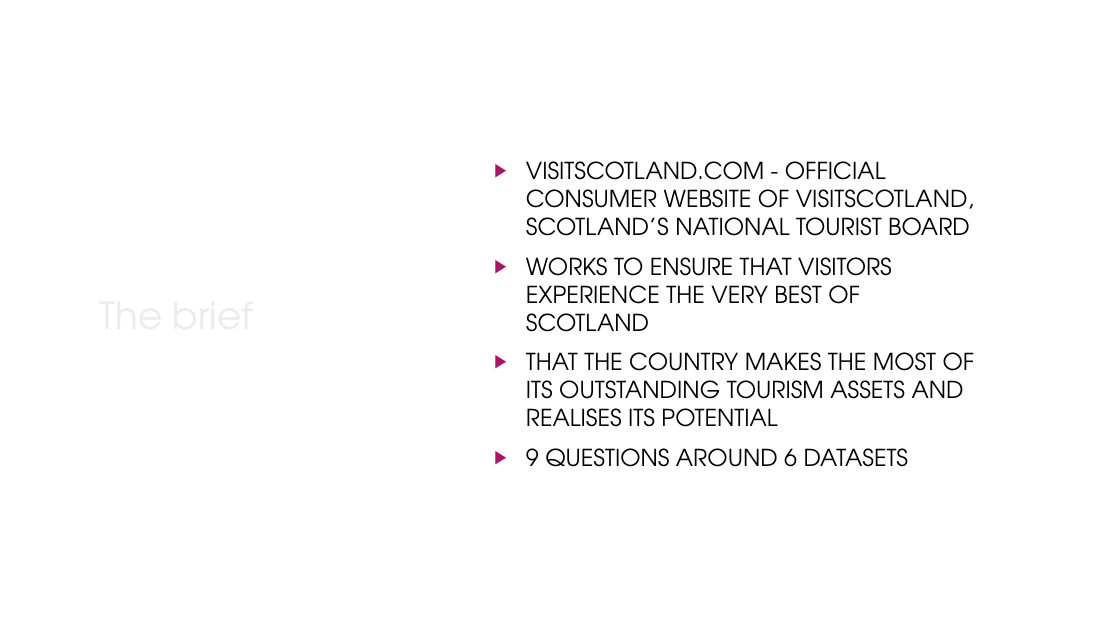
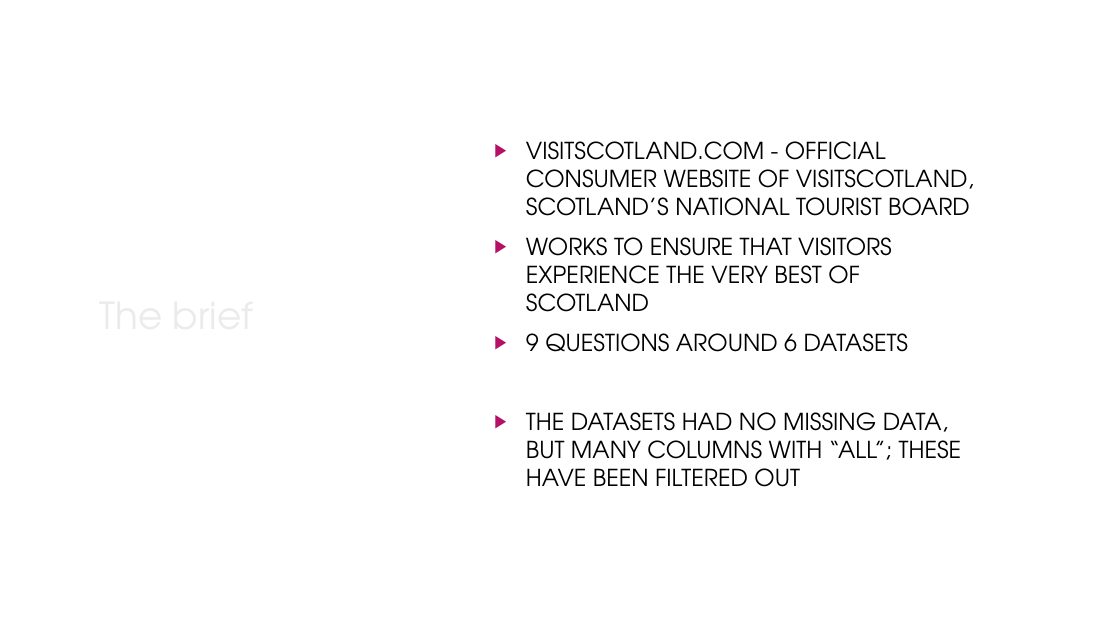
Before and after one commit to louiseshambrook/visit_scotland_final_project, a slide deck: slide 3 of presentation/visit_scotland_presentation.pptx. Drawn at 1120x630 pixels with LibreOffice and Linux fonts; fonts in the diff are those of the drawing; background and template pictures are left out. Boxes give left, top, right and bottom in pixels: in the first picture for what was removed or moved away, otherwise in the second. Text is boxed around its words. In the diff, an @@ line names an element or a change of style, - is before the commit and + after.

```diff
--- a/presentation/visit_scotland_presentation.pptx
+++ b/presentation/visit_scotland_presentation.pptx
@@ subtitle at (526,352,975,427): paragraph removed @@
-▶ THAT THE COUNTRY MAKES THE MOST OF ITS OUTSTANDING TOURISM ASSETS AND REALISES ITS POTENTIAL
@@ subtitle at (526,412,962,487): paragraph added @@
+▶ THE DATASETS HAD NO MISSING DATA, BUT MANY COLUMNS WITH “ALL”; THESE HAVE BEEN FILTERED OUT
```
Also in this commit, not shown: 8 other slides changed, 1 slide added, 1 slide removed, 2 other files.
